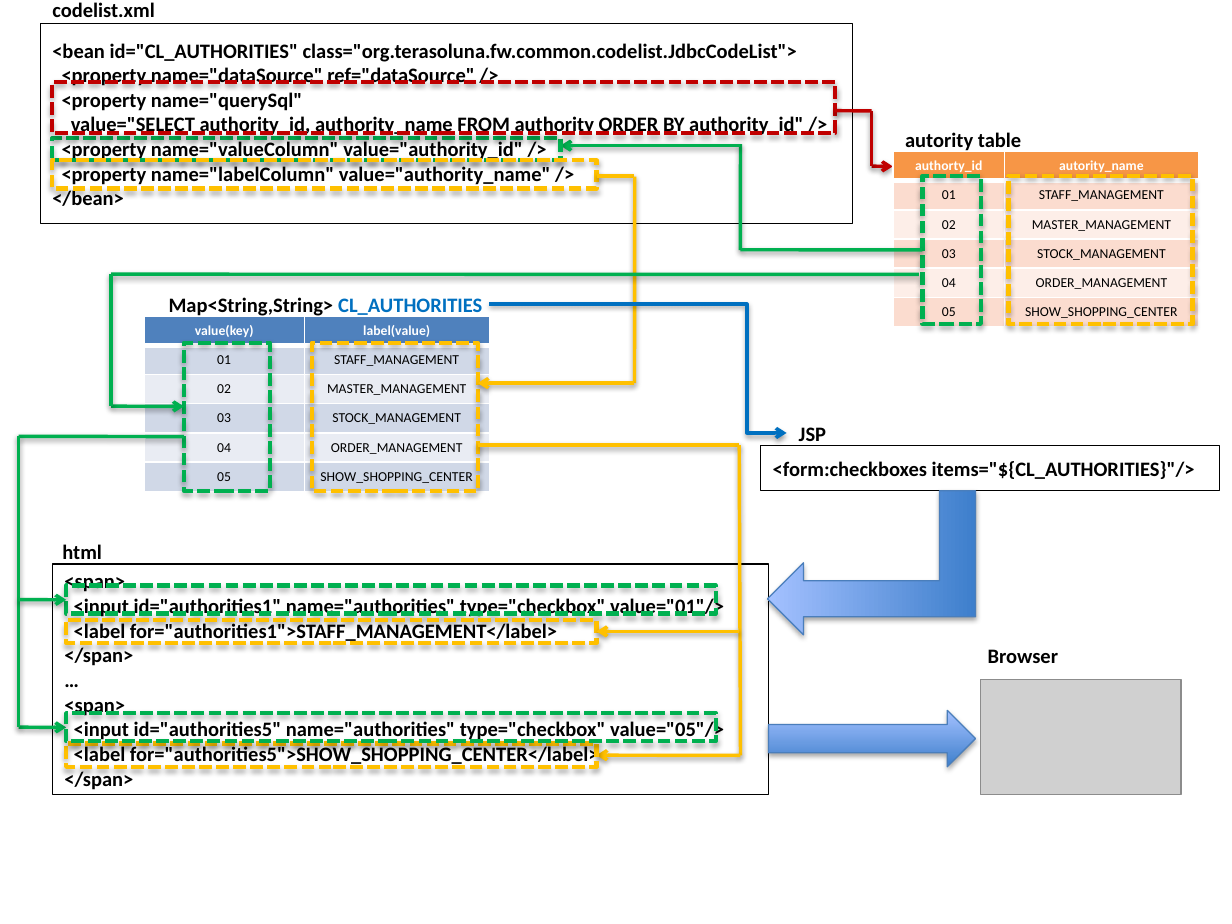
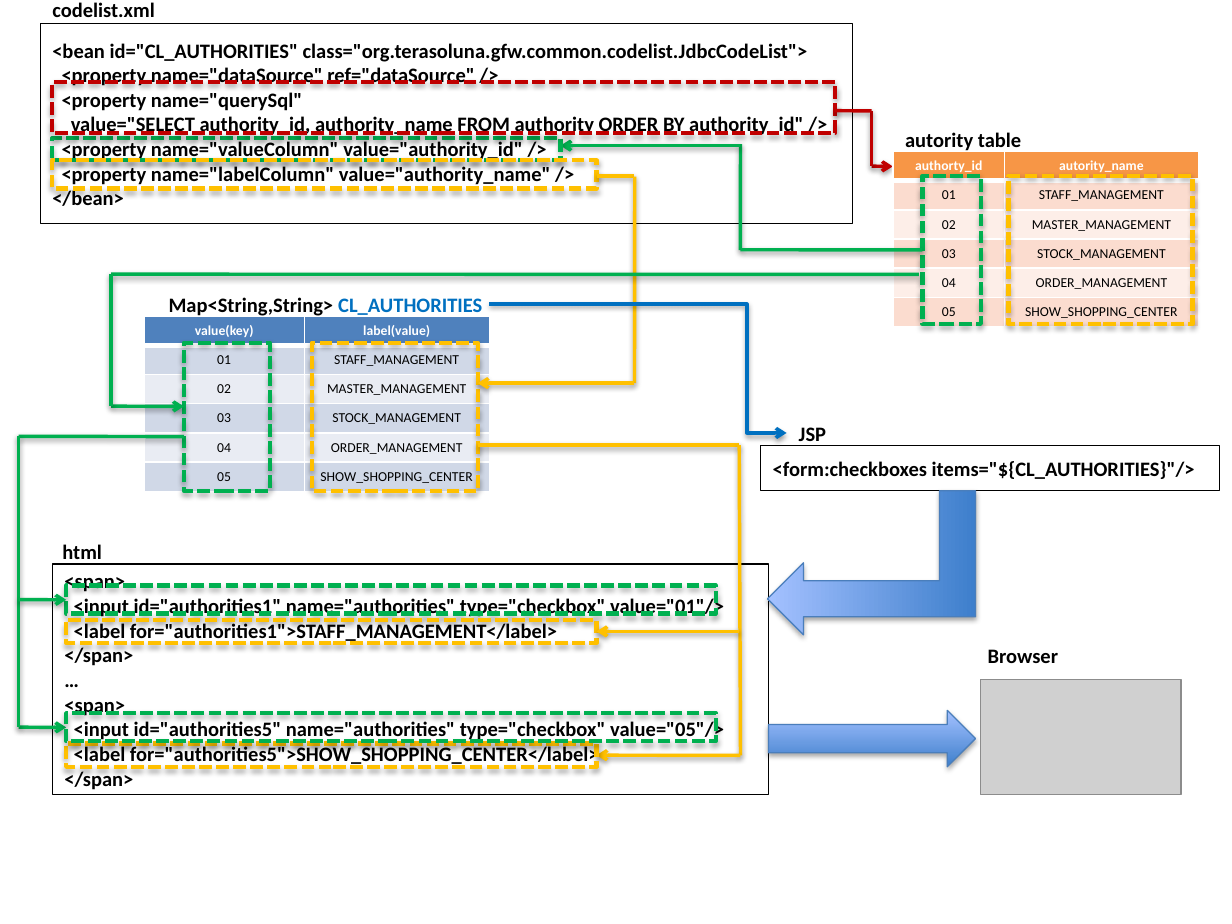
Before and after one commit to garbagetown/guideline, a slide deck: slide 4 of source/ArchitectureInDetail/images_CodeList/materialCodeList.pptx. Drawn at 1232x924 pixels with LibreOffice and Linux fonts; fonts in the diff are those of the drawing; grey boxes stand for pictures. Boxes give left, top, right and bottom in pixels: in the first picture for what was removed or moved away, otherwise in the second. Text is boxed around its words. In the diff, an @@ line names an element or a change of style, - is before the commit and + after.

```diff
--- a/source/ArchitectureInDetail/images_CodeList/materialCodeList.pptx
+++ b/source/ArchitectureInDetail/images_CodeList/materialCodeList.pptx
@@ text in rectangle at (52,43,808,62): text changed @@
-<bean id="CL_AUTHORITIES" class="org.terasoluna.fw.common.codelist.JdbcCodeList">
+<bean id="CL_AUTHORITIES" class="org.terasoluna.gfw.common.codelist.JdbcCodeList">
```
Also in this commit, not shown: 2 other slides changed, 8 other files.
